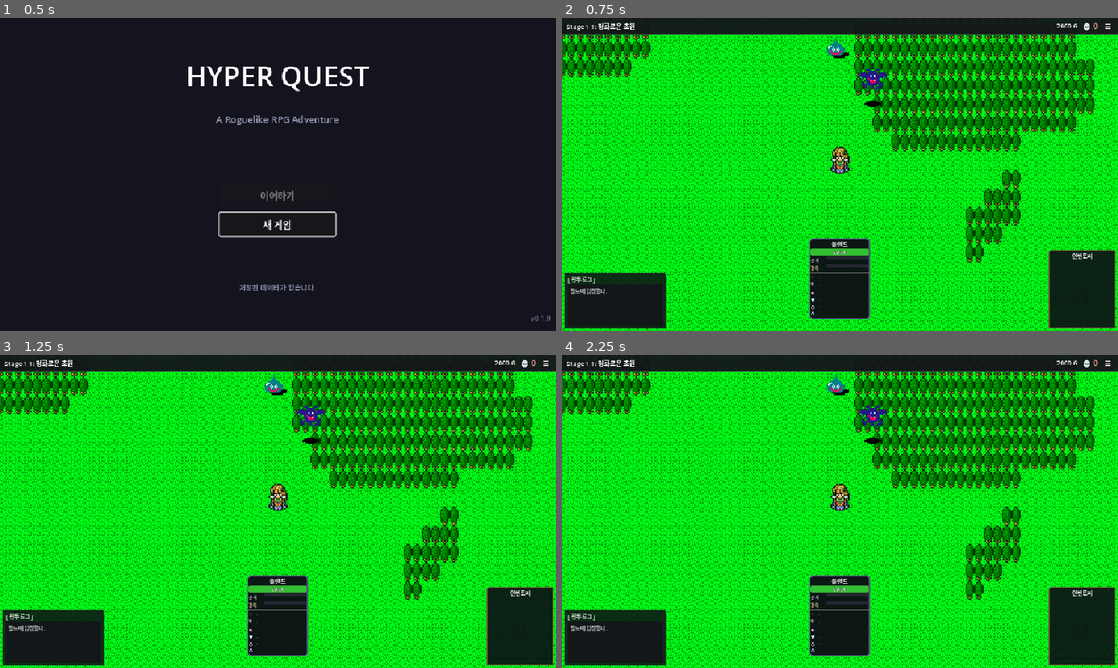
Above: before the commit, frames 1-4 (two rows, left to right).
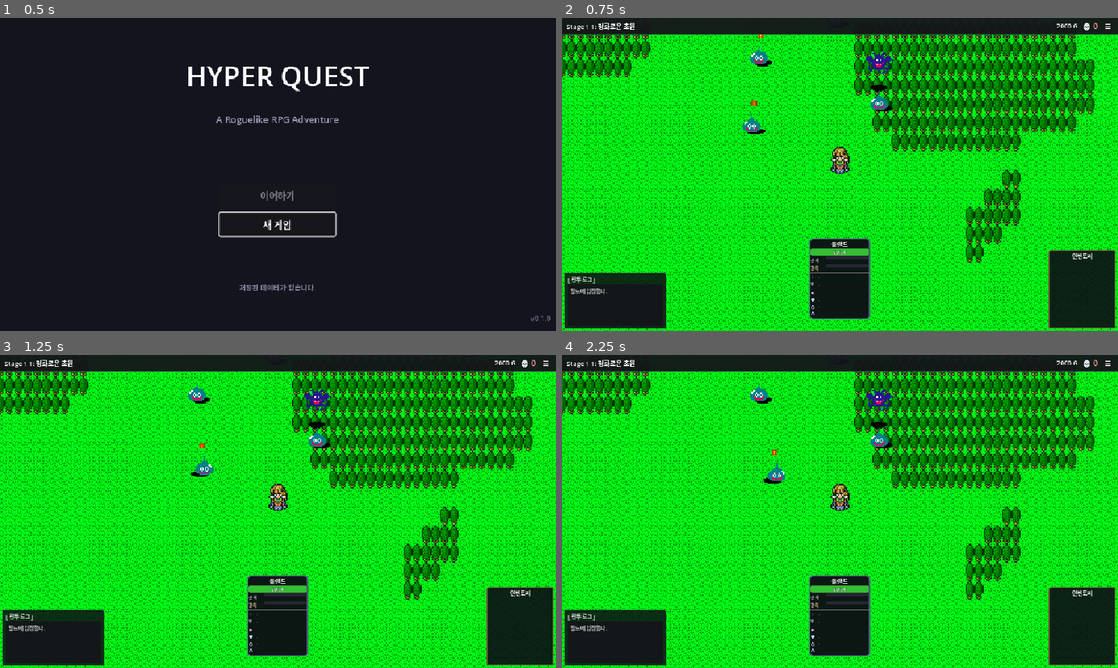
Above: after the commit, the same moments.

Repository: limmmmmmn/Appears-Appears
Game: Godot game, scene res://scenes/main/Main.tscn
Two runs of this game, one before a commit and one after it. Both use one fixed random seed, a clock stepped at 60 frames per second and the inputs below.
Inputs:
- Up to frame 1 (0.5 s): no input
- Up to frame 2 (0.75 s): click "새 게임" at 0.5 s
- Up to frame 3 (1.25 s): no input
- Up to frame 4 (2.25 s): click "☰" at 1.25 s; click "게임 계속" at 2 s

Frame 1 is identical in both runs. In frame 2, 1.0% of the frame differs, in the area x 32-60%, y 5-38%; in frame 3, 0.9%; in frame 4, 1.0%.

Commit message:
feat: 적 스폰 수 증가 (2 -> 5마리)
- MAX_ENEMIES: 2 -> 5
- 리스폰 딜레이 감소: 2-4초 -> 1-2.5초
- 적 간 최소 거리 감소: 32 -> 24
- 스폰 최대 거리 증가: 120 -> 150

https://claude.ai/code/session_01EZ6NoE27XLb4yKkHJtDRDN

Diff:
--- a/scripts/systems/EnemySpawner.gd
+++ b/scripts/systems/EnemySpawner.gd
@@ -7,16 +7,16 @@
 #=============================================================================
 # 스폰 설정
 #=============================================================================
-const MAX_ENEMIES: int = 2                            # 최대 동시 적 수 (카메라 내 2마리)
-const MIN_SPAWN_DISTANCE_BETWEEN: float = 32.0        # 적들 사이 최소 거리
+const MAX_ENEMIES: int = 5                            # 최대 동시 적 수
+const MIN_SPAWN_DISTANCE_BETWEEN: float = 24.0        # 적들 사이 최소 거리
 const MIN_DISTANCE_FROM_PLAYER: float = 40.0          # 플레이어로부터 최소 거리
-const MAX_DISTANCE_FROM_PLAYER: float = 120.0         # 플레이어로부터 최대 거리 (카메라 내)
+const MAX_DISTANCE_FROM_PLAYER: float = 150.0         # 플레이어로부터 최대 거리
 const ELITE_SPAWN_CHANCE: float = 0.15
 const MAX_SPAWN_ATTEMPTS: int = 50
 
 # 리스폰 설정
-const RESPAWN_DELAY_MIN: float = 2.0   # 최소 리스폰 대기 시간
-const RESPAWN_DELAY_MAX: float = 4.0   # 최대 리스폰 대기 시간
+const RESPAWN_DELAY_MIN: float = 1.0   # 최소 리스폰 대기 시간
+const RESPAWN_DELAY_MAX: float = 2.5   # 최대 리스폰 대기 시간
 
 # 적 재배치 설정
 const MAX_DISTANCE_FROM_CAMERA: float = 250.0  # 카메라에서 이 거리 이상이면 재배치
